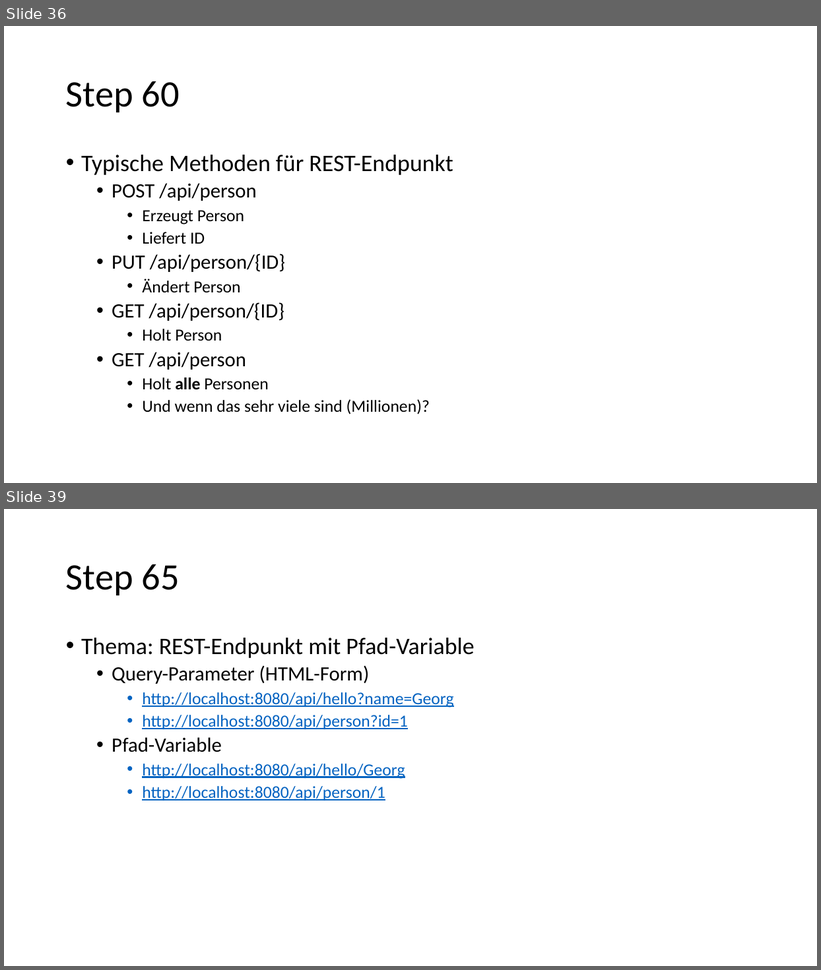
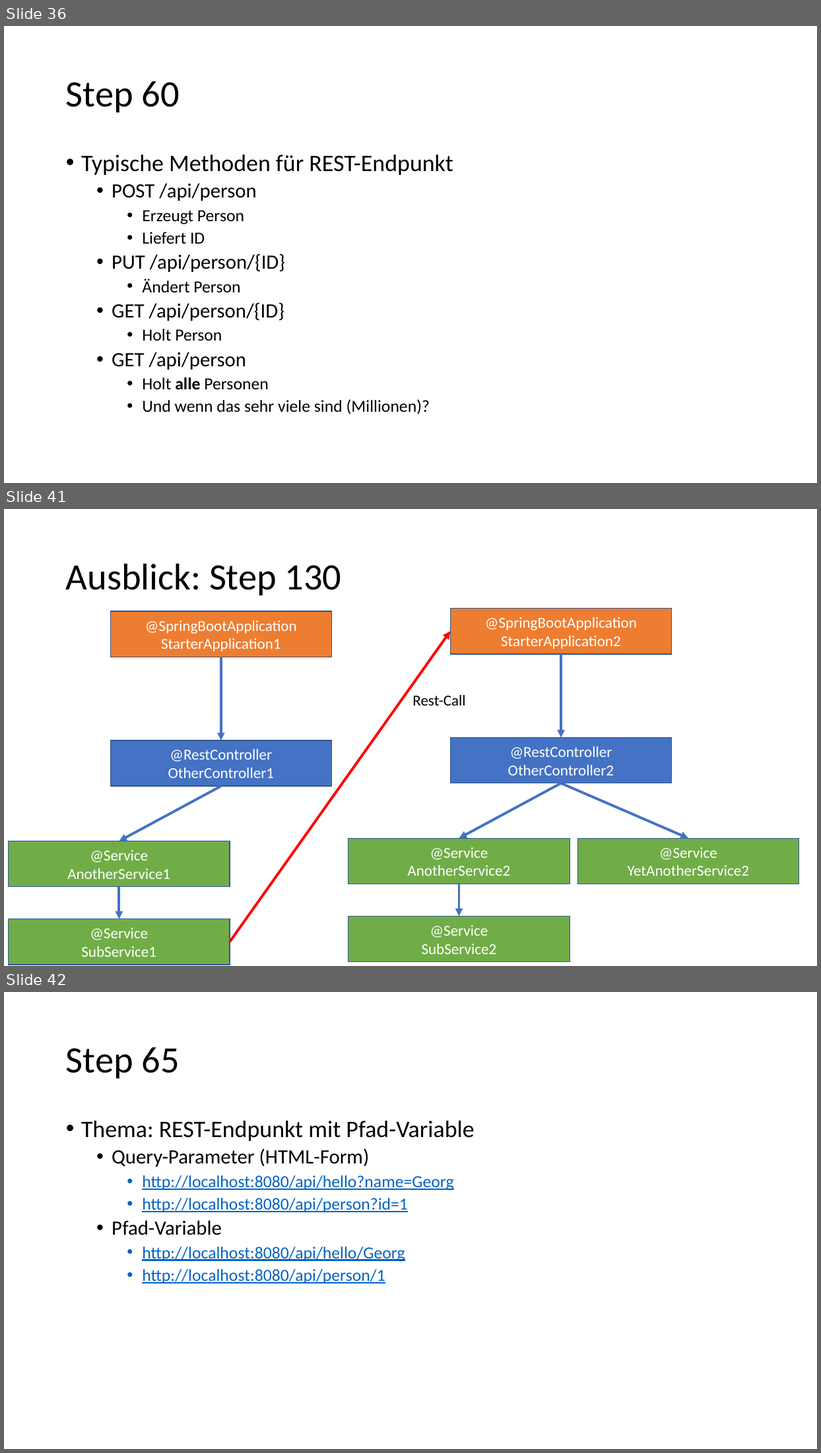
Before and after one commit to igeldo/PR4-SoSe23, a slide deck: Java-Starter.pptx. Shown one above the other, each under a label of ours: slides 36 and 39 before the commit, slides 36, 41 and 42 after it; the slides between them are not shown. The pictures are 821x970 and 821x1453 pixels, drawn with LibreOffice and Linux fonts; fonts in the diff are those of the drawing. Boxes give left, top, right and bottom in pixels: in the first picture for what was removed or moved away, otherwise in the second. Text is boxed around its words. In the diff, an @@ line names an element or a change of style, - is before the commit and + after.

```diff
--- a/Java-Starter.pptx
+++ b/Java-Starter.pptx
@@ slide 41 added at [4, 509, 817, 966], background #FFFFFF @@
@@ title added at [66, 563, 342, 595], 44 pt, text #000000 @@
+Ausblick: Step 130
@@ arrow added from (230, 942) to (451, 632), #FF0000 3 pt @@
@@ text added at [413, 695, 465, 706], 18 pt, text #000000 @@
+Rest-Call
@@ group added at [349, 609, 799, 962]: 5 rectangles, 4 arrows @@
+@SpringBootApplication
+StarterApplication2
+@RestController
+OtherController2
+@Service
+AnotherService2
+@Service
+YetAnotherService2
+@Service
+SubService2
@@ group added at [8, 611, 331, 965]: 4 rectangles, 3 arrows @@
+@SpringBootApplication
+StarterApplication1
+@RestController
+OtherController1
+@Service
+AnotherService1
+@Service
+SubService1
@@ what was slide 39 is now slide 42 @@
```
Also in this commit, not shown: 3 slides changed, 11 other slides added.
